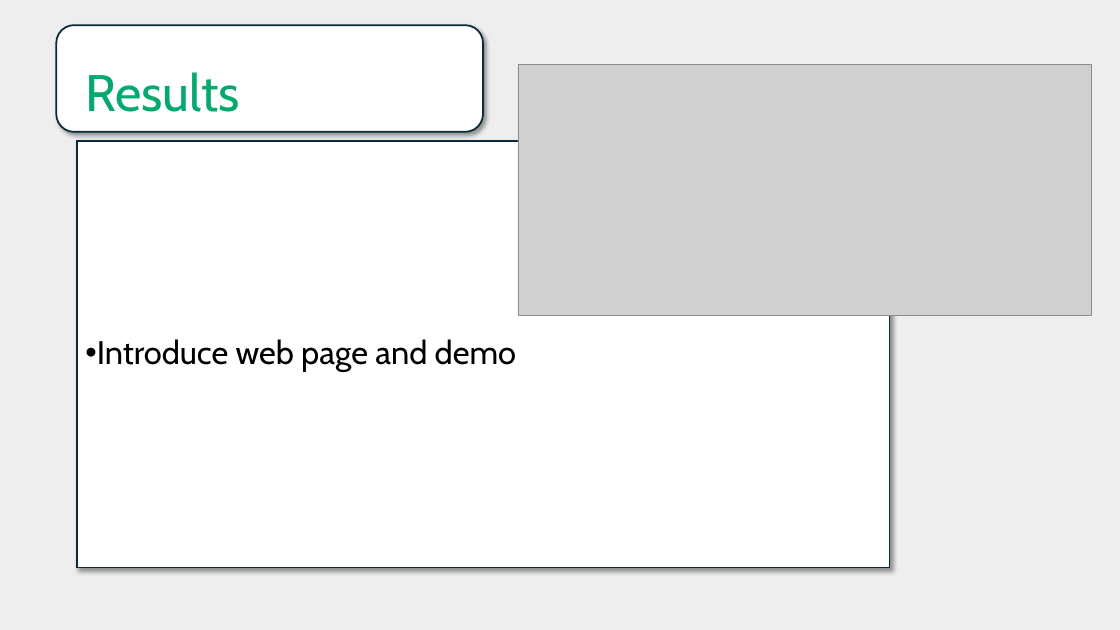
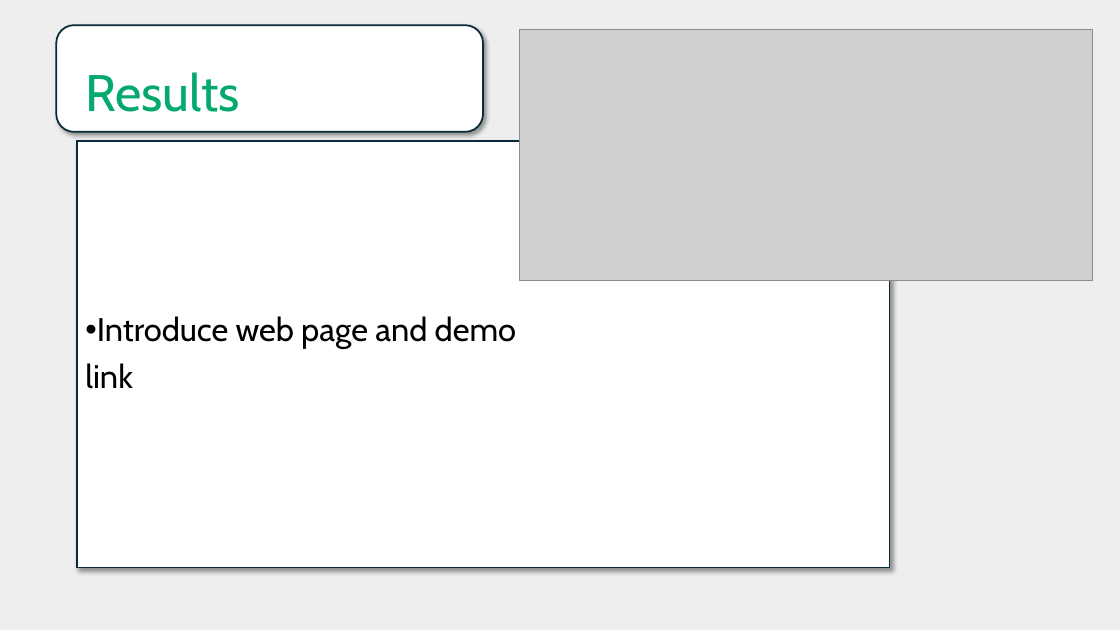
Before and after one commit to mlopez60/Project4, a slide deck: slide 8 of Plant_doctors.pptx. Drawn at 1120x630 pixels with LibreOffice and Linux fonts; fonts in the diff are those of the drawing; grey boxes stand for pictures. Boxes give left, top, right and bottom in pixels: in the first picture for what was removed or moved away, otherwise in the second. Text is boxed around its words. In the diff, an @@ line names an element or a change of style, - is before the commit and + after.

```diff
--- a/Plant_doctors.pptx
+++ b/Plant_doctors.pptx
@@ picture: place and size @@
-picture at box(518, 64, 1091, 315)
+picture at box(520, 29, 1093, 281)
@@ text at box(85, 363, 133, 389): paragraph added @@
+link
```
Also in this commit, not shown: 1 other slide changed, 2 slides added, 2 slides removed.
